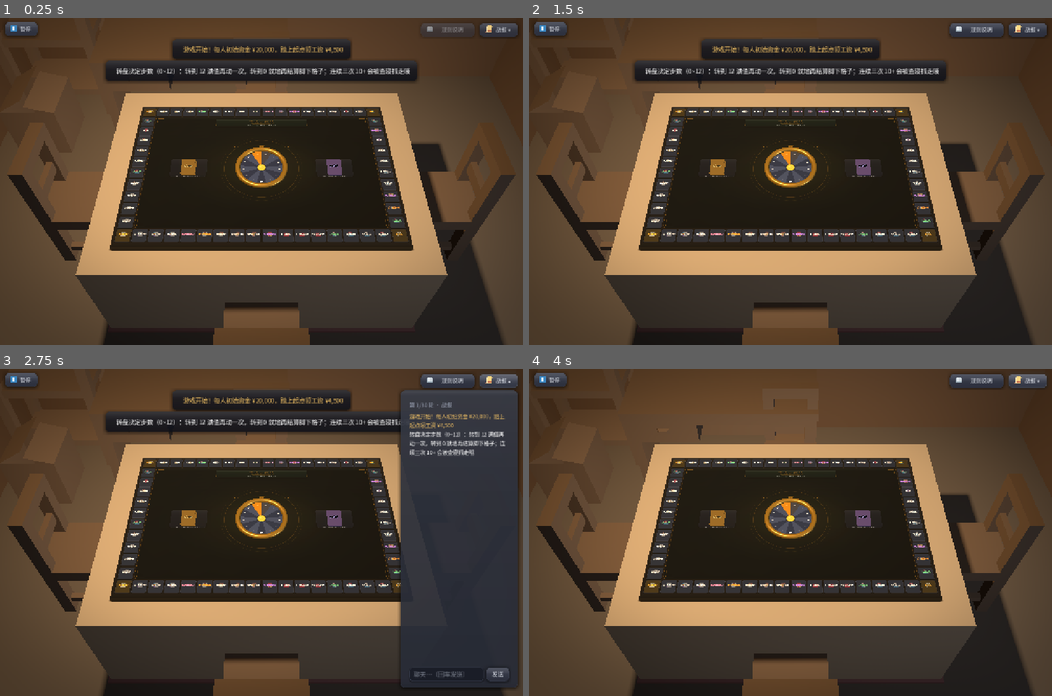
Above: before the commit, frames 1-4 (two rows, left to right).
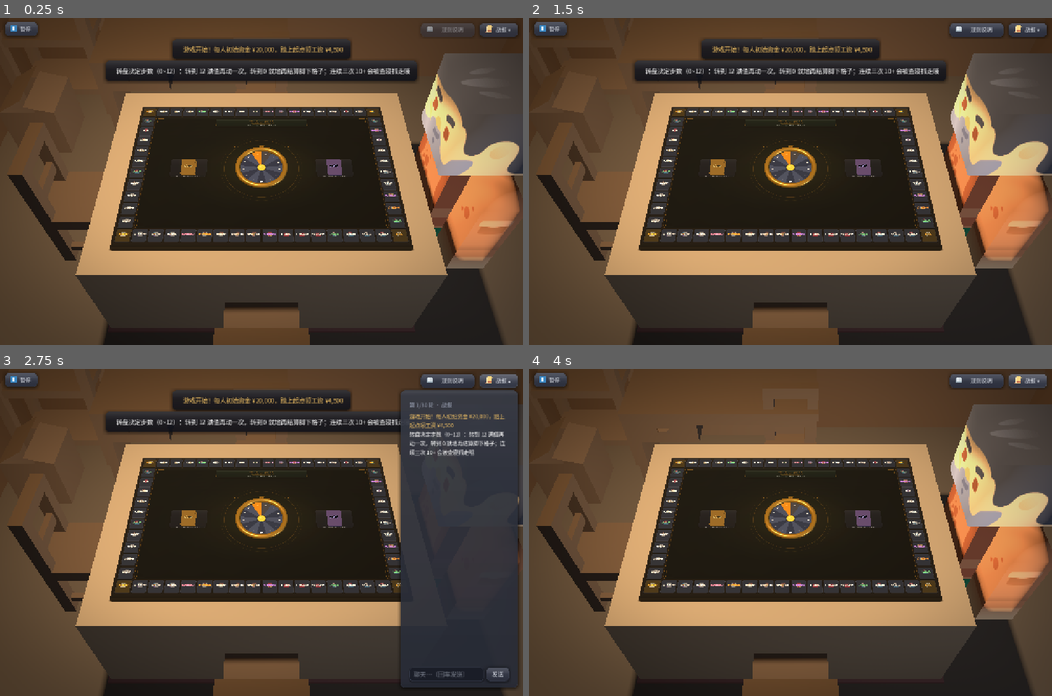
Above: after the commit, the same moments.

Repository: Lousync/dorm-monopoly
Game: Godot game, scene res://scenes/game.tscn
The game is run twice, just before and just after one commit, with the same random seed, the same clock (stepped at 60 frames per second) and the same inputs. This scene is started directly instead of the project's main scene.
Inputs (mouse positions are in pixels of both pictures, inside the frame that each line leads up to):
- Up to frame 1 (0.25 s): no input
- Up to frame 2 (1.5 s): click "暂停" at 0.5 s; click "▶ 继续游戏" at 1.25 s
- Up to frame 3 (2.75 s): click "战报 ▾" at 2 s
- Up to frame 4 (4 s): click (973, 673) at 2.77 s; type "12" at 2.85 s; click "战报 ▴" at 3.5 s

The runs differ from the first frame. In frame 1, 9.7% of the frame differs, in the area x 79-100%, y 10-77%; in frame 2, 9.7%; in frame 3, 0.2%; in frame 4, 9.7%.
Error in both runs: Out of bounds get index '0' (on base: 'Array') (res://scripts/game.gd:2026)

Commit message:
3D 房间二期：角色接入与手摆坐姿（一个人坐对 —— slot 1）
- 新 scripts/chars.gd（class_name GameChars）：把一个人摆到 1 号座位上。坐姿**不用包自带的 sit**
  （腿是一整块刚体、无膝关节，sit 把腿平举 ⇒ 会捅进桌子），改**手摆**：整体下移 0.2 模型单位 +
  腿竖直压到 0.8 —— 实测脚底正好落在 FLOOR_Y、髋枢轴正好落在座面（两项误差都是 0.0000）。
  下移放在**角色之上的外套节点**上，因为 idle 有一条 root 常值轨道会把 root.position.y 顶回 0。
  缩放取 CHARS_SCALE = 2.8125（座面 2.25 ÷ 髋枢轴 0.800），**不复用 FURNITURE_SCALE**（不同比例族）。
  材质另写只调光照参数的辅助函数（复制一份 + 按面覆盖，只改 shading_mode），**不碰 albedo_texture**
  —— 照抄 room.gd 的整片覆盖会把角色的脸/衣服换成房间的木地板。角色**不投影**（影子预算仍只有吊灯）。
- scripts/room.gd 只加 20 行：建 Room/Chars 并把四把椅子的锚点交出去；一期契约一字未动。
- 新 tests/chars_test.gd：四条判据（slot 1 有人 / slot 0 无人；脚底落 FLOOR_Y；AABB 不与 TableBase
  相交；材质不是 UNSHADED 且贴图还是角色自己那张）+ 朝向 + 不投影。三条变红验证全部实跑。

Diff:
--- /dev/null
+++ b/scripts/chars.gd
@@ -0,0 +1,160 @@
+class_name GameChars
+extends Node3D
+## 3D 房间（二期）：**坐在椅子上的角色**（挂在 `Room/Chars` 下）。
+##
+## **只读表现层、绝不碰玩法** —— 与 `room.gd` / `table_props.gd` 同一条纪律：本文件不发 `@rpc`、
+## 不改状态机、不读 `hp/htiles`。房间（一期）把四把椅子的锚点交出来，这里只负责
+## 「把人摆到那把椅子上去」——**座位坐标一个数都不自己算**。
+##
+## 素材 = Kenney「Blocky Characters 2.0」（CC0，GLB，`assets/models/chars/`；普查 §一）。
+## **它没有 `Skeleton3D`** —— 是「6 块刚体分件（`root` / `leg-*` / `torso` / `arm-*` / `head`）
+## + `AnimationPlayer` 动**节点变换**」⇒ 摆姿势用 `rotation` / `scale`，不是 `set_bone_pose`
+## （普查 §三）。**没有蒙皮 ⇒ 也没有"骨骼动画很贵"那个成本**。
+##
+## **本任务（Task 1）只做一件事：一个人坐对（slot 1）。** 复数化 / 逐座位选模型 / 动画播放 /
+## 随取景淡出都归后面的任务，这里一行都不提前写。
+##
+## ⚠ **静态依赖纪律**：`tests/layout_test.gd` 静态引用 `GameRoom` ⇒ `room.gd` 的整条静态依赖链
+## （含本文件）会在 `--script` 启动时、**autoload 注册之前**被编译。所以本文件**不许静态引用
+## autoload 链上的任何东西**（`UIKit` → `Fx` / `Net`）—— 要就照 `room.gd._ui_kit_tex()` 那样
+## 运行时 `load()`。**本文件当前一个外部标识符都不用**（连 `GameRoom` 都不写，见 `seat_pose()`）。
+
+## 总开关（同 `room.gd.ROOM_ENABLED` 的用法）：置 false 就整层不建 —— 角色出任何问题都可以
+## 先关掉它，不影响对局，也不影响一期的房间。
+const CHARS_ENABLED := true
+
+## 角色的缩放。**与一期家具不是同一个比例族**（普查 §六）：家具 1 模型单位 ≈ 1.95 m、
+## 这个包 1 模型单位 ≈ 0.65 m ⇒ **`FURNITURE_SCALE = 10.0` 绝不能复用**
+## （×10 的人 = 5.4 m 高，比整间屋子还高）。
+##
+## 取值 = **座面高 2.25（世界）÷ 髋枢轴 0.800（模型单位）= 2.8125** —— 拿"坐上去"当标尺反推。
+## **旁证（普查 §6.4）**：这个比例下每一项都落到整数（髋 `0.800 × 2.8125 = 2.25` = 座面；
+## 腿 `0.8 × 2.8125 = 2.25` = 座面高 ⇒ 脚正好落地）⇒ 它是**这个包作者自己的比例**，不是凑的。
+## 旁证的另一面："腿的下沿落座面"那套口径（`2.25 / 0.600 = 3.75`）出图看是个**巨人**（站立 2.03 m），
+## 已否决（普查 §6.3 的表）。
+const CHARS_SCALE := 2.8125
+
+## 坐姿的**整体下移**（模型单位，负 = 往下）：髋枢轴 `1.000 → 0.800`，正好落到座面（普查 §5.2）。
+## **这正是包自带 `sit` 的那一键**（作者设的座面就是 `0.8`）——我们不用的只是 `sit` 的**腿**
+## （它把腿平举，见 `LEG_SQUASH`）。
+##
+## ⚠ **它必须加在角色之上的"外套节点"上**，不能加在 GLB 的 `root` 上：导入器把 `idle` 里
+## `root` 的**常值轨道压成 1 帧**留着（普查 §3 细节 3）⇒ **一播 `idle` 就把 `root.position.y`
+## 写回 0**，坐姿被顶掉（普查 §5.3 实测）。外套节点 `AnimationPlayer` 够不着它。
+const SEAT_ROOT_Y := -0.2
+
+## 腿的**竖直压短**（`leg-*` 的 `scale.y`）：腿是一整块刚体、**没有膝关节**，所以"坐"只能靠压短 ——
+## `1.000 → 0.800` ⇒ 脚正好落回地面（普查 §5.2）。**腿保持竖直（不转）**，因此根本够不到桌沿；
+## 包自带的 `sit` 把腿**平举**，会越过桌沿 `1.66` 世界 = **33 cm 捅进桌子底座**（普查 §7.1）。
+## 留在分件自己身上是安全的：**这个包里没有任何 `scale` 轨道**，动画顶不掉它（普查 §5.3）。
+const LEG_SQUASH := 0.8
+
+## 角色模型（Task 1 只放一个人，先固定用 a；Task 2 起按 peer 的棋子色索引挑，**18 个里选 3 个**）。
+const CHAR_MODEL := "character-a.glb"
+
+## 一期那四把椅子（`Room/Seats`）—— 座位坐标的**唯一来源**（见 `seat_pose()`）。
+var _seats: Node3D
+
+## 建角色层。**只建节点，不摆人** —— 摆人要读座位锚点的 `global_transform`，那要求整棵子树
+## **已经入树**；而 `build()` 是 `table_3d._init()` 里调的，那时还没入树（读全局量会打
+## `Condition "!is_inside_tree()" is true` 并**静默写错值**，同一期 `_build_furniture` 那条）。
+## 真正的摆人在 `_ready()`。
+static func build(parent: Node3D, seats: Node3D) -> GameChars:
+	if not CHARS_ENABLED:
+		return null
+	var c := GameChars.new()
+	c.name = "Chars"
+	# **先塞座位表、再加进树**：父节点已经在树里时 `add_child()` 会**同步**触发 `_ready()`,
+	# 那时 `_seats` 还是空的（这一手是给"房间建完就入树"的场景留的）。
+	c._seats = seats
+	parent.add_child(c)
+	return c
+
+func _ready() -> void:
+	# Task 1：只放**一个人**，且在 **1 号座位**（右侧那把椅子）上。
+	# 0 号 = 近侧 = 相机这一侧 = 「我」⇒ **不渲染**（spec §5.1）；复数化归 Task 2。
+	_place(1)
+
+## 第 `slot` 把椅子上**人该站的那一点**（位置 + 朝向）。
+##
+## = 一期 `GameRoom.seat_anchor(slot)` 的同一个变换（朝向一个字不改：角色正面 = `+Z`，
+## 普查 §4.3 量出来的，与"椅子绕 Y 转到自己的 `+z` 指向桌心"天然对齐 ⇒ **不用补 180°**，
+## 那是这里最直觉、也最容易多绕一次的错），再沿**它自己的 −Y** 下移 `SEAT_ROOT_Y × CHARS_SCALE`
+## （世界单位）把坐姿偏移带上。
+##
+## ⚠ **读的是座位节点的 `global_transform`** —— 与 `GameRoom.seat_anchor(slot)` 是**同一个**变换
+## （一期那个方法就是 `return (seats.get_child(slot) as Node3D).global_transform`，一个数都不算）。
+## 这里直接读同一处，是为了**不把 `GameRoom` 写成本文件的静态依赖**（`room.gd` 已经静态引用本文件，
+## 再反向引用会形成类名环）。**座位坐标仍然只有一处来源：椅子的锚点。**
+func seat_pose(slot: int) -> Transform3D:
+	if _seats == null or slot < 0 or slot >= _seats.get_child_count():
+		return Transform3D()
+	var anchor := (_seats.get_child(slot) as Node3D).global_transform
+	# `translated_local`：沿**锚点自己的** Y 轴挪（椅子只绕 Y 转 ⇒ 与世界 Y 同向；
+	# 但写成局部的那一版，将来椅子要是加了倾角也不会错）。
+	return anchor.translated_local(Vector3(0.0, SEAT_ROOT_Y * CHARS_SCALE, 0.0))
+
+## 把一个人摆到第 `slot` 把椅子上。返回**外套节点**（没摆成给 null）。
+func _place(slot: int) -> Node3D:
+	var packed: PackedScene = load("res://assets/models/chars/%s" % CHAR_MODEL)
+	if packed == null:
+		push_warning("角色缺模型：%s（跳过）" % CHAR_MODEL)
+		return null
+	# **外套节点**：坐姿的整体下移放在它身上（见 `SEAT_ROOT_Y` 那段）——`AnimationPlayer`
+	# 够不着它，`idle` 顶不掉。它也是将来"随取景淡出 / 停播"要按的锚（Task 3）。
+	var wrapper := Node3D.new()
+	wrapper.name = "Char%d" % slot
+	add_child(wrapper)
+	wrapper.transform = seat_pose(slot)
+	var mi := packed.instantiate() as Node3D
+	wrapper.add_child(mi)
+	# **缩放只改变外形，不改"站哪儿"**（同一期家具那条纪律）：外套节点的位置活在房间那一系里，
+	# 与它子节点的 `scale` 无关。模型的原点在脚底 ⇒ 绕着它放大不会陷进地板。
+	mi.scale = Vector3.ONE * CHARS_SCALE
+	# 腿：**竖直压短**（不转）—— 手摆坐姿的另一半，见 `LEG_SQUASH`。
+	# 走 `find_child` 而不是写死 `root/leg-left`：层级见普查 §三（`character-a → root → leg-*`），
+	# 将来导入器多包一层时这里不会静默失效（腿没被压到 ⇒ 脚到不了地面，`chars_test` 立刻红）。
+	for nm in ["leg-left", "leg-right"]:
+		var leg := mi.find_child(nm, true, false) as Node3D
+		if leg != null:
+			leg.scale = Vector3(1.0, LEG_SQUASH, 1.0)
+	_shade(mi)
+	_no_shadow(mi)
+	return wrapper
+
+## 角色材质：**只调光照参数、绝不碰 `albedo_texture`**（普查 §7.2 那条硬约束）。
+##
+## **为什么必须调**：这个包自带 `KHR_materials_unlit` ⇒ Godot 导成 `SHADING_MODE_UNSHADED`
+## ⇒ 角色**不响应一期的光照契约**（吊灯 + `FILL_LIGHT_POS` 那盏补光），会是屋里唯一
+## 不随房间明暗变化的东西，与"暗木 + 灰墙"的层次脱节。
+##
+## **为什么不能照抄 `room.gd._paint()`**：那把**整份材质换掉**（家具是纯色、无所谓），套到角色
+## 身上会把**贴图（脸 / 衣服）一起抹掉** —— 换来的是一块暗木头。⇒ 这里只动 `shading_mode`
+## 这一项，`albedo_color` / `albedo_texture` / uv 那一套一概不碰。
+##
+## 做法照 `room.gd._dim_subtree()`：**按面覆盖 + 先复制一份**。复制那一步不是可选的：
+## `instantiate()` 出来的材质与 `PackedScene` **共用同一份资源**，直接改会污染缓存里的那份
+## （同一场景第二次实例化就带着上一次的改动）；每个 `MeshInstance3D` 复制自己那份 ⇒ 角色之间也不串。
+static func _shade(root: Node) -> void:
+	for n in root.find_children("*", "GeometryInstance3D", true, false):
+		var gi := n as MeshInstance3D
+		if gi == null or gi.mesh == null:
+			continue
+		for s in gi.mesh.get_surface_count():
+			var src := gi.get_active_material(s) as BaseMaterial3D
+			if src == null:
+				continue
+			var m := src.duplicate() as BaseMaterial3D
+			m.shading_mode = BaseMaterial3D.SHADING_MODE_PER_PIXEL   # 唯一被动的那一项
+			gi.set_surface_override_material(s, m)
+
+## 一棵子树里的几何实例**逐个关投影**（房间的纪律：全场唯一投影源是那盏吊灯）。
+## 与 `room.gd._no_shadow` 同一条理由：`instantiate()` 出来的节点不继承父级的 shadow 设置。
+##
+## **角色的决定：不投影**（本任务的一个明确取舍）。理由是可执行的，不是"顺手"：
+## `layout_test` 那条「房间物件一律不投影」扫的正是 `Room` **整棵子树** —— 角色一投影，
+## 那条立刻红；而一期立的"只有一处投影源"是**影子预算**的合同（多一个投影物件 = 多一张
+## 阴影图），角色没有"非投影不可"的实测理由（吊灯本来就打在它们身上）。
+static func _no_shadow(root: Node) -> void:
+	for n in root.find_children("*", "GeometryInstance3D", true, false):
+		(n as GeometryInstance3D).cast_shadow = GeometryInstance3D.SHADOW_CASTING_SETTING_OFF
--- a/scripts/room.gd
+++ b/scripts/room.gd
@@ -389,6 +389,7 @@
 	_plane("WallE", Vector3( ROOM_W * 0.5, wy, mid_z), Vector2(span_z, h), Vector3(90, -90, 0), _wall_mat, walls)
 	_build_furniture()
 	_build_chairs()
+	_build_chars()
 	_build_rug()
 	_build_fill_light()
 
@@ -638,6 +639,25 @@
 	for ch in n.get_children():
 		_collect_aabb(ch, xf, out)
 
+# ---------------- 角色层（二期 Task 1） ----------------
+
+## 坐在椅子上的角色（`Room/Chars`，`scripts/chars.gd`）。**二期只读表现层，房间只负责建它 +
+## 把四把椅子的锚点交出去**；人摆得对不对全归 `GameChars`（`chars_test` 管）。
+## 生命周期同 `_furn_mat` 那一类成员：`_build_chars()` 落定。
+var _chars: GameChars
+
+## 建角色层（二期 Task 1）。**只建节点，不摆人** —— 摆人要读座位锚点的 `global_transform`，
+## 那要求整棵子树**已经入树**；而 `build()` 是 `table_3d._init()` 里调的，那时还没进树
+## （同一期 `_build_furniture` 那段）。⇒ 角色在 `GameChars._ready()` 里自己摆。
+##
+## 与 `ROOM_ENABLED` 同理：`CHARS_ENABLED = false` 时 `GameChars.build()` 返回 null
+## ⇒ **这里不能当成必然拿到节点用**（本期的保命开关，退回到"只有椅子"的样子）。
+func _build_chars() -> void:
+	var seats := get_node_or_null("Seats") as Node3D
+	if seats == null:
+		return
+	_chars = GameChars.build(self, seats)
+
 # ---- 座位 ↔ peer（二期"往椅子上放人"的唯一入口） ----
 
 ## 椅子 ↔ peer 的映射。**与 `game._seat_peers()` 同一份顺序** —— 不许各写一份。
--- /dev/null
+++ b/tests/chars_test.gd
@@ -0,0 +1,207 @@
+extends SceneTree
+## 二期 Task 1：角色接入 + 手摆坐姿（**一个人坐对 —— slot 1**）
+## godot --headless --path . --script tests/chars_test.gd
+##
+## 判据四条（brief Step 1）：
+##   ① `slot 1` 坐着一个人、`slot 0`（近侧 = 「我」，相机就在那儿）**一个人都没有**；
+##   ② **脚底落在 `FLOOR_Y`**（容差 ≤0.05 —— **手摆坐姿对不对的唯一硬判据**）；
+##   ③ 角色 AABB **不与桌子相交**（`TableBase` 的足迹）；
+##   ④ 角色材质**不是 `SHADING_MODE_UNSHADED`**、**贴图还在**（普查 §7.2：包自带
+##      `KHR_materials_unlit`，照抄 `room.gd` 的整片覆盖会**抹掉贴图**）。
+##
+## 坐姿不是包里的 `sit`（腿是一整块刚体、无膝关节，`sit` 把腿平举 ⇒ 会捅进桌子 1.66 世界），
+## 是**手摆**（普查 §5.2）：整体下移 `SEAT_ROOT_Y` + 腿竖直压到 `LEG_SQUASH`
+## ⇒ 脚底回到地面、髋回到座面。下移**放在角色之上的外套节点**上（`idle` 有一条 `root`
+## 常值轨道，一播就把 `root.position.y` 顶回 0）。
+
+var fails := 0
+
+## 本任务只放**一个人**：1 号座位（右侧）。
+const CHAR_SLOT := 1
+## 「我」的座位：0 号 = 近侧 = 相机这一侧 ⇒ **不渲染**（spec §5.1）。
+const MY_SLOT := 0
+## 一期椅子座面离地（`room.gd` 的比例表：座面 = `FLOOR_Y + 2.25` = 真实 0.45 m 座高）。
+## **不是**本文件的实现常量 —— 它是房间那边的既有事实，这里拿它当坐姿的外尺。
+const SEAT_H := 2.25
+
+func _initialize() -> void:
+	create_timer(0.1).timeout.connect(_run)
+
+func _check(cond: bool, what: String) -> void:
+	if cond:
+		print("  ok - ", what)
+	else:
+		fails += 1
+		printerr("  FAIL - ", what)
+
+## 一棵子树里所有几何实例的世界 AABB 的并集（口径同 `layout_test._subtree_world_aabb`）。
+func _subtree_world_aabb(root: Node) -> AABB:
+	var out := AABB()
+	var got := false
+	for n in root.find_children("*", "GeometryInstance3D", true, false):
+		var g := n as MeshInstance3D
+		if g == null or g.mesh == null:
+			continue
+		var a: AABB = g.global_transform * g.mesh.get_aabb()
+		out = a if not got else out.merge(a)
+		got = true
+	return out
+
+func _run() -> void:
+	root.size = Vector2i(1280, 800)
+	# 用运行时 load() 取 TableView3D（同 layout_test / hud_test）：`--script` 入口的静态依赖链
+	# 在 autoload 注册之前编译，静态写类名会把 game/BoardView 那条链（依赖 `Fx`）拽进来。
+	var t3 = load("res://scripts/table_3d.gd").new()
+	root.add_child(t3)
+	await process_frame
+	await process_frame
+
+	print("== 二期 Task 1：角色层（一个人坐在 1 号座位）==")
+	var room: Node = t3.get_node_or_null("Room")
+	_check(room != null, "房间在（一期：ROOM_ENABLED 的那一层）")
+	var chars: Node = room.get_node_or_null("Chars") if room != null else null
+	# 契约：`CHARS_ENABLED` 为 true 时角色层在；置 false 时**一个节点都不留**（Step 5.1 的变红口子）。
+	_check(chars != null == GameChars.CHARS_ENABLED,
+		"CHARS_ENABLED=%s 时角色层%s存在" % [GameChars.CHARS_ENABLED, "" if chars != null else "不"])
+	if chars == null:
+		_check(false, "角色层缺了（CHARS_ENABLED=false 时这是对的）⇒ 下面整段跳过")
+		print("CHARS TEST: %d FAILURES" % fails)
+		quit(1 if fails > 0 else 0)
+		return
+
+	var c1: Node3D = chars.get_node_or_null("Char%d" % CHAR_SLOT) as Node3D
+	var c0: Node3D = chars.get_node_or_null("Char%d" % MY_SLOT) as Node3D
+	# ①-前半：1 号座位上有人
+	_check(c1 != null, "slot %d（右侧那把椅子）坐着一个人" % CHAR_SLOT)
+	_check(c0 == null,
+		"slot %d（近侧 =「我」）**一个人都没有** —— 相机就在那儿（spec §5.1）" % MY_SLOT)
+	if c1 == null:
+		_check(false, "1 号座位上没人 ⇒ 坐姿那几条整段跳过")
+		print("CHARS TEST: %d FAILURES" % fails)
+		quit(1 if fails > 0 else 0)
+		return
+
+	# ---- 坐在**那把椅子**上（位置 + 朝向都读一期留的 `seat_anchor(slot)`）----
+	var an: Transform3D = room.seat_anchor(CHAR_SLOT)
+	var cp: Vector3 = c1.global_position
+	_check(absf(cp.x - an.origin.x) < 0.001 and absf(cp.z - an.origin.z) < 0.001,
+		"人就站在 slot %d 的座位锚点上（实得 xz=(%.3f, %.3f) / 锚点 (%.3f, %.3f) —— 座位坐标全部来自一期接口，不另算）"
+			% [CHAR_SLOT, cp.x, cp.z, an.origin.x, an.origin.z])
+	# 朝向：角色正面 = `+Z`（普查 §4.3 实测）⇒ 与椅子一样朝桌心，**不用补 180°**。
+	var to_center := Vector3(-an.origin.x, 0.0, -an.origin.z).normalized()
+	var facing: Vector3 = (c1.global_transform.basis * Vector3(0.0, 0.0, 1.0)).normalized()
+	_check(facing.dot(to_center) > 0.95,
+		"人面朝桌心（正面 %s · 指向桌心 %s = %.3f > 0.95 —— 正面 = `+Z`，与 `seat_anchor` 天然对齐）"
+			% [facing, to_center, facing.dot(to_center)])
+
+	# ---- 手摆坐姿：脚底落地面、髋落座面（分件节点先核对在不在）----
+	var leg_l := c1.find_child("leg-left", true, false) as Node3D
+	var leg_r := c1.find_child("leg-right", true, false) as Node3D
+	_check(leg_l != null and leg_r != null,
+		"分件 `leg-left` / `leg-right` 在（手摆坐姿要压的就是它们；这个包没有 `Skeleton3D`）")
+	_check(c1.find_child("root", true, false) != null and c1.find_child("torso", true, false) != null,
+		"分件层级与普查 §三 一致（`root` / `torso` 都在）")
+
+	# ② **脚底落在 `FLOOR_Y`** —— 手摆坐姿对不对的唯一硬判据
+	var ab := _subtree_world_aabb(c1)
+	var got_geo: bool = ab.size != Vector3.ZERO
+	_check(got_geo, "（前提）角色量得到几何（世界 AABB %s..%s）" % [ab.position, ab.end])
+	var feet: float = ab.position.y
+	var feet_off: float = feet - GameRoom.FLOOR_Y
+	_check(got_geo and absf(feet_off) <= 0.05,
+		"**脚底落在 FLOOR_Y**（脚底 y=%.4f / 地板 %.4f ⇒ 差 %+.4f，容差 0.05 —— 手摆坐姿对不对的唯一硬判据）"
+			% [feet, GameRoom.FLOOR_Y, feet_off])
+	# 第二条外尺：**髋枢轴 = 腿分件的节点原点**，它应当落在座面上（普查 §5.2 的实测结论：
+	# 手摆之后 `hip = 0.800` 模型单位 × `CHARS_SCALE` = 2.25 = 一期座面高）。
+	var hip_y := leg_l.global_position.y if leg_l != null else -9999.0
+	var seat_y: float = GameRoom.FLOOR_Y + SEAT_H
+	_check(leg_l != null and absf(hip_y - seat_y) <= 0.05,
+		"髋枢轴落回**座面**（髋 y=%.4f / 座面 %.4f ⇒ 差 %+.4f，容差 0.05 —— 一期座面离地 %.2f）"
+			% [hip_y, seat_y, hip_y - seat_y, SEAT_H])
+
+	# ③ 角色 AABB **不与桌子相交**（`TableBase` 的足迹）
+	var tbase := t3.get_node_or_null("TableBase") as MeshInstance3D
+	_check(tbase != null and tbase.mesh != null, "（前提）桌子底座 `TableBase` 在（一期）")
+	if tbase != null and tbase.mesh != null:
+		var tb: AABB = tbase.global_transform * tbase.mesh.get_aabb()
+		# 座位这一侧的净空（slot 1 在 +x 侧；人朝桌心 ⇒ 与桌子最近的那一维是 x）
+		var gap: float = ab.position.x - tb.end.x
+		_check(got_geo and not ab.intersects(tb),
+			"角色 AABB 不与桌子相交（人 x∈[%.3f, %.3f] / 桌子底座 x∈[%.3f, %.3f] ⇒ 净空 %+.3f 世界 = 真实 %.1f mm）"
+				% [ab.position.x, ab.end.x, tb.position.x, tb.end.x, gap, gap * 200.0])
+
+	# ④ 材质：**不是 UNSHADED**（会被房间的灯照亮）、**贴图还在**（普查 §7.2）
+	#    包自带 `KHR_materials_unlit` ⇒ Godot 导成 `SHADING_MODE_UNSHADED`。
+	#    ⚠ **两条各守一半，缺一就会被 `room.gd._paint()` 那一手骗过去**：
+	#       * 它盖上去的 `_furn_mat` **自己就是受光的** ⇒ 单看 `shading_mode` 照样绿；
+	#       * 它**自己也带贴图**（木地板的木纹）⇒ 单看"有没有贴图"也照样绿。
+	#    ⇒ 两条都必须比**"材质本体 / 贴图还是角色自己的那份"**，不是比自己有没有值。
+	var surfaces := 0
+	var missing := 0
+	var unshaded := 0
+	var textured := 0
+	var tex_own := 0
+	var foreign := 0
+	var mat_log := ""
+	for n in c1.find_children("*", "GeometryInstance3D", true, false):
+		var gi := n as MeshInstance3D
+		if gi == null or gi.mesh == null:
+			continue
+		for s in gi.mesh.get_surface_count():
+			surfaces += 1
+			var m := gi.get_active_material(s) as BaseMaterial3D
+			var own := gi.mesh.surface_get_material(s) as BaseMaterial3D
+			if m == null:
+				missing += 1
+				continue
+			if m.shading_mode == BaseMaterial3D.SHADING_MODE_UNSHADED:
+				unshaded += 1
+			if m.albedo_texture != null:
+				textured += 1
+			# **材质本体仍是角色自己的那份**：底色与模型自带那份一致。
+			# 这一条量的是"改的是光照参数、不是把材质整个换掉" —— 少了它，上面那条
+			# `unshaded == 0` 是能被 `room.gd` 那套覆盖**骗过去**的（换成家具材质后就"受光"了）。
+			if own != null and not m.albedo_color.is_equal_approx(own.albedo_color):
+				foreign += 1
+			# **贴图还是角色自己那张**（不是"有贴图就行"）：房间那份家具材质**自己也带贴图**
+			# （木地板的木纹）⇒ 只查 `albedo_texture != null` 会被整片覆盖骗过去 ——
+			# 贴图确实还在，只不过角色被贴成了木地板（实测：tex 那一栏仍是"有"）。
+			if own != null and own.albedo_texture != null and m.albedo_texture == own.albedo_texture:
+				tex_own += 1
+			mat_log += "%s/s%d:shade%d,tex%s,自带贴图%s,albedo%s " % [gi.name, s, m.shading_mode,
+				"有" if m.albedo_texture != null else "无",
+				"有" if own != null and own.albedo_texture != null else "无", m.albedo_color]
+	print("  [实测] 角色材质：%s" % mat_log)
+	_check(surfaces > 0 and missing == 0,
+		"（前提）角色的每个面都有材质可量（%d 个面，取不到材质 %d 个）" % [surfaces, missing])
+	_check(surfaces > 0 and unshaded == 0 and foreign == 0,
+		"角色材质**不是 UNSHADED**、且**只调了光照参数**（%d 个面：UNSHADED %d / 底色被换成别人的 %d —— "
+			% [surfaces, unshaded, foreign]
+			+ "包自带 KHR_materials_unlit，不调就不响应一期的光照契约；整片覆盖则会把材质换成房间的暗木）")
+	_check(surfaces > 0 and tex_own == surfaces,
+		"角色**贴图还在、而且是自己那张**（%d/%d 个面的贴图与模型自带的同一张；任意贴图 %d/%d —— "
+			% [tex_own, surfaces, textured, surfaces]
+			+ "照抄 room.gd 的整片覆盖会把脸 / 衣服换成房间的木地板，那样「有贴图」那一栏仍是有的、只有这条拦得住）")
+
+	# 影子：**不投影**（房间的纪律：全场唯一投影源是那盏吊灯）。这不是"顺手" ——
+	# `layout_test` 那条「房间物件一律不投影」扫的正是 `Room` 整棵子树，角色一投影那条立刻红。
+	var casting := 0
+	for n in c1.find_children("*", "GeometryInstance3D", true, false):
+		if (n as GeometryInstance3D).cast_shadow != GeometryInstance3D.SHADOW_CASTING_SETTING_OFF:
+			casting += 1
+	_check(casting == 0, "角色不投影（违规 %d 个 —— 吊灯仍是全场唯一投影源）" % casting)
+
+	# 供报告的原始读数
+	print("  [实测] 角色世界 AABB %s..%s（尺寸 %s）" % [ab.position, ab.end, ab.size])
+	print("  [实测] 脚底 y=%.4f（地板 %.4f，差 %+.4f）/ 髋 y=%.4f（座面 %.4f，差 %+.4f）"
+		% [feet, GameRoom.FLOOR_Y, feet_off, hip_y, seat_y, hip_y - seat_y])
+	print("  [实测] 腿分件 scale = %s（`LEG_SQUASH` = %.2f）"
+		% [leg_l.scale if leg_l != null else Vector3.ZERO, GameChars.LEG_SQUASH])
+	print("  [实测] 座位锚点 %s / 人 %s" % [an.origin, cp])
+
+	if fails == 0:
+		print("CHARS TEST: PASS")
+		quit(0)
+	else:
+		print("CHARS TEST: %d FAILURES" % fails)
+		quit(1)
